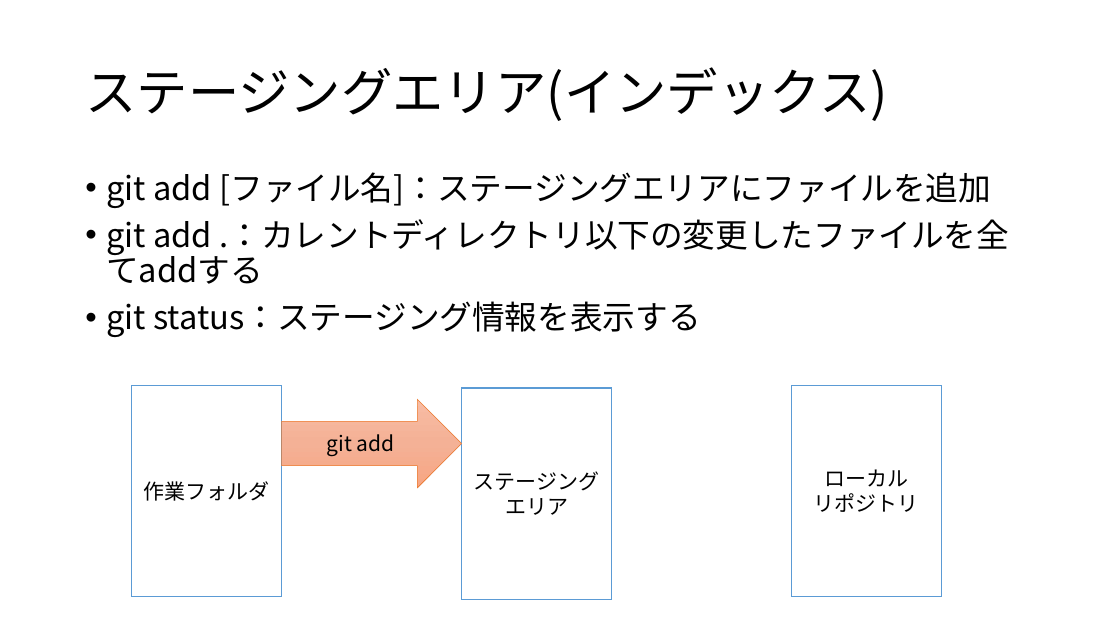
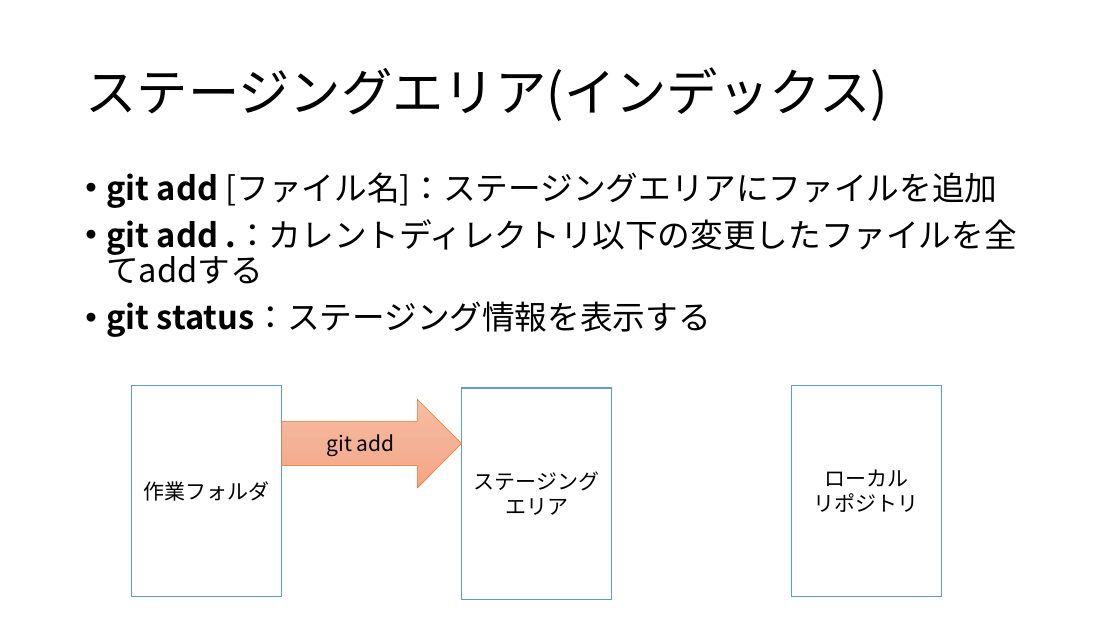
Before and after one commit to maru0519/git-edu, a slide deck: slide 18 of siryou.pptx. Drawn at 1120x630 pixels with LibreOffice and Linux fonts; fonts in the diff are those of the drawing. Boxes give left, top, right and bottom in pixels: in the first picture for what was removed or moved away, otherwise in the second. Text is boxed around its words. In the diff, an @@ line names an element or a change of style, - is before the commit and + after.

```diff
--- a/siryou.pptx
+++ b/siryou.pptx
@@ text "git add [ファイル名]：ステージングエリアにファイルを追加" at [106,172,1017,337]: bold on in "git add", "git add .：カレントディレクトリ以下の変更したファイルを全てaddする", "git status：ステージング情報を表示する" @@
```
Also in this commit, not shown: 4 other slides changed.
